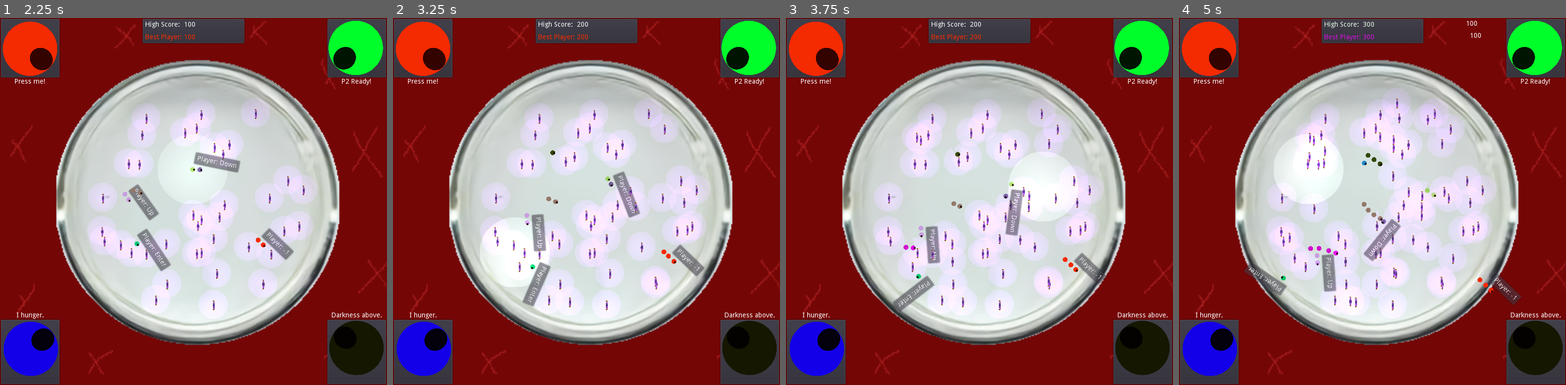
Above: before the commit, frames 1-4 (left to right).
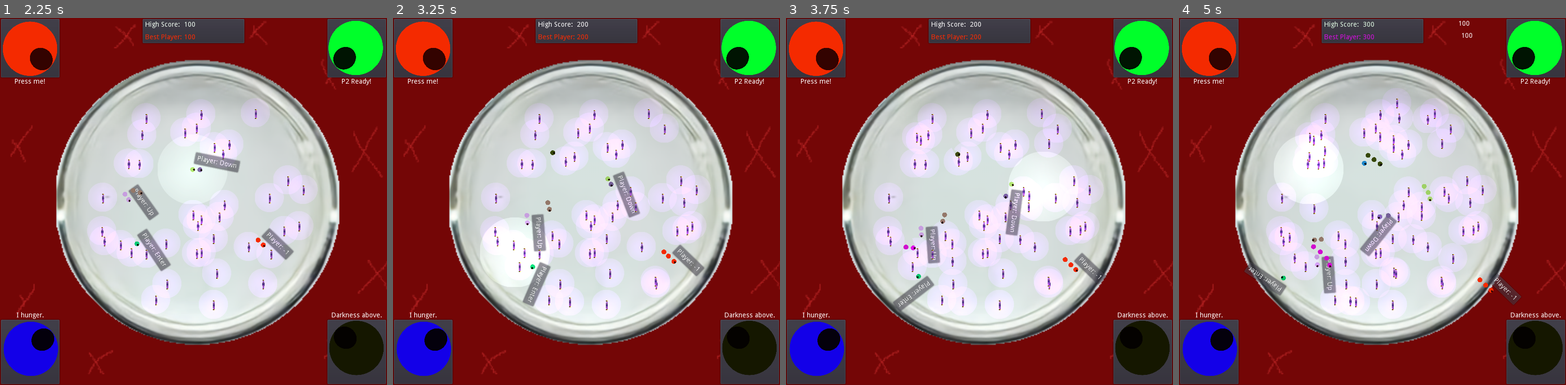
Above: after the commit, the same moments.

Repository: KaizNike/Wormies-Minus
Game: Godot game, scene res://src/Main/Main.tscn
The game is run twice, just before and just after one commit, with the same random seed, the same clock (stepped at 60 frames per second) and the same inputs.
Inputs (mouse positions are in pixels of both pictures, inside the frame that each line leads up to):
- Up to frame 1 (2.25 s): click (30, 47) at 0.5 s; tap Enter at 1.25 s; move the mouse to (278, 183) at 1.27 s; hold Up (ui_up) 1.28-2.03 s; hold Middle mouse button (spawn_enemy) 1.28-2.03 s; move the mouse to (116, 219) at 2.02 s; hold Down (ui_down) from 2.03 s (still down); tap Middle mouse button (spawn_enemy) at 2.1 s
- Up to frame 2 (3.25 s): move the mouse to (625, 120) at 2.77 s; release Down (ui_down) at 2.78 s; hold Up (ui_up) from 2.78 s (still down); hold Middle mouse button (spawn_enemy) from 2.78 s (still down)
- Up to frame 3 (3.75 s): keep holding Up (ui_up); move the mouse to (960, 274) at 3.52 s; release Middle mouse button (spawn_enemy) at 3.53 s; tap Middle mouse button (spawn_enemy) at 3.6 s
- Up to frame 4 (5 s): move the mouse to (1488, 256) at 4.27 s; release Up (ui_up) at 4.28 s; hold Down (ui_down) from 4.28 s (still down); hold Middle mouse button (spawn_enemy) from 4.28 s (still down)

Frame 1 is identical in both runs. In frame 2, less than 0.1% of the frame differs, in the area x 39-43%, y 48-53%; in frame 3, less than 0.1%; in frame 4, 1.3%, in the area x 33-78%, y 0-76%.

Commit message:
Player bugfixes

Diff:
--- a/Wormies Minus/src/Actors/Player.gd
+++ b/Wormies Minus/src/Actors/Player.gd
@@ -158,11 +158,22 @@
 				move = 0
 			else:
 				move = 1
+			last_hazard = null
 	pass # Replace with function body.
 
 
 func _on_GoodieDetection_area_entered(area):
 	if ai_controlled:
-		if area.is_in_group("goodie"):
+		if area.is_in_group("hazard"):
+			move = 1
+			last_hazard = area
+		if area.is_in_group("goodie") and not last_hazard:
 			move = 0
 	pass # Replace with function body.
+
+
+func _on_GoodieDetection_area_exited(area):
+	if ai_controlled:
+		if area.is_in_group("hazard"):
+			last_hazard = null
+	pass # Replace with function body.
--- a/Wormies Minus/src/Actors/Player.tscn
+++ b/Wormies Minus/src/Actors/Player.tscn
@@ -104,3 +104,4 @@
 [connection signal="area_exited" from="AIDetection" to="." method="_on_AIDetection_area_exited"]
 [connection signal="body_entered" from="DieSpot" to="." method="_on_DieSpot_body_entered"]
 [connection signal="area_entered" from="GoodieDetection" to="." method="_on_GoodieDetection_area_entered"]
+[connection signal="area_exited" from="GoodieDetection" to="." method="_on_GoodieDetection_area_exited"]
